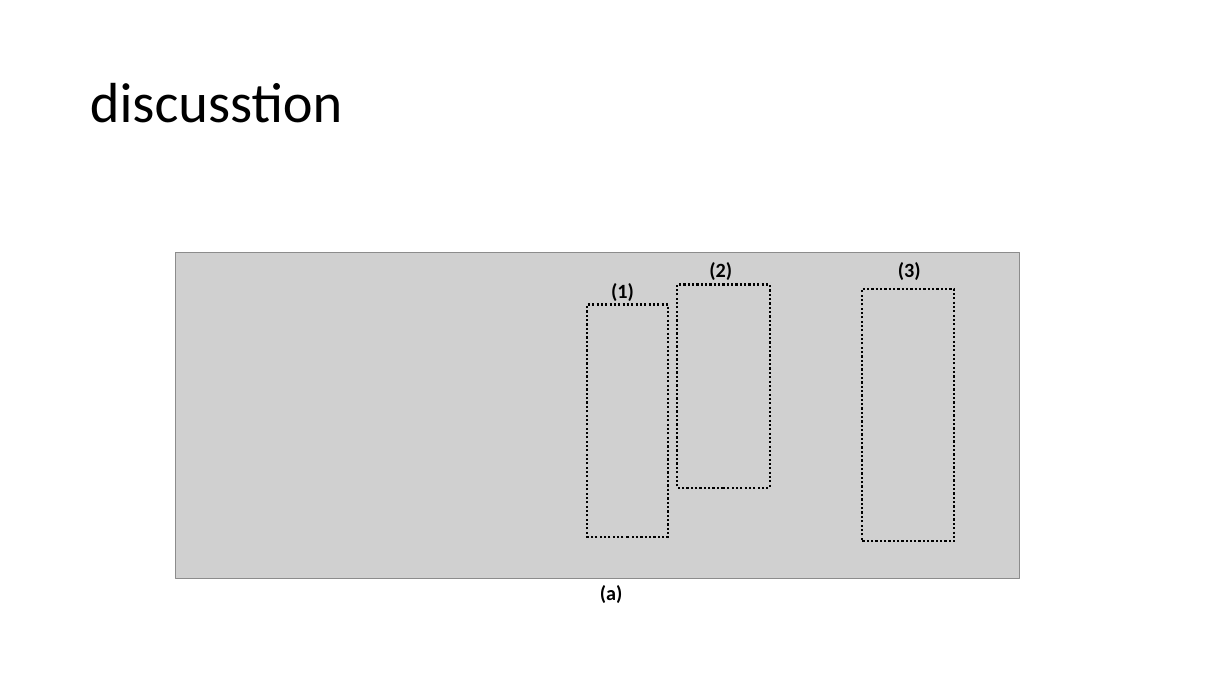
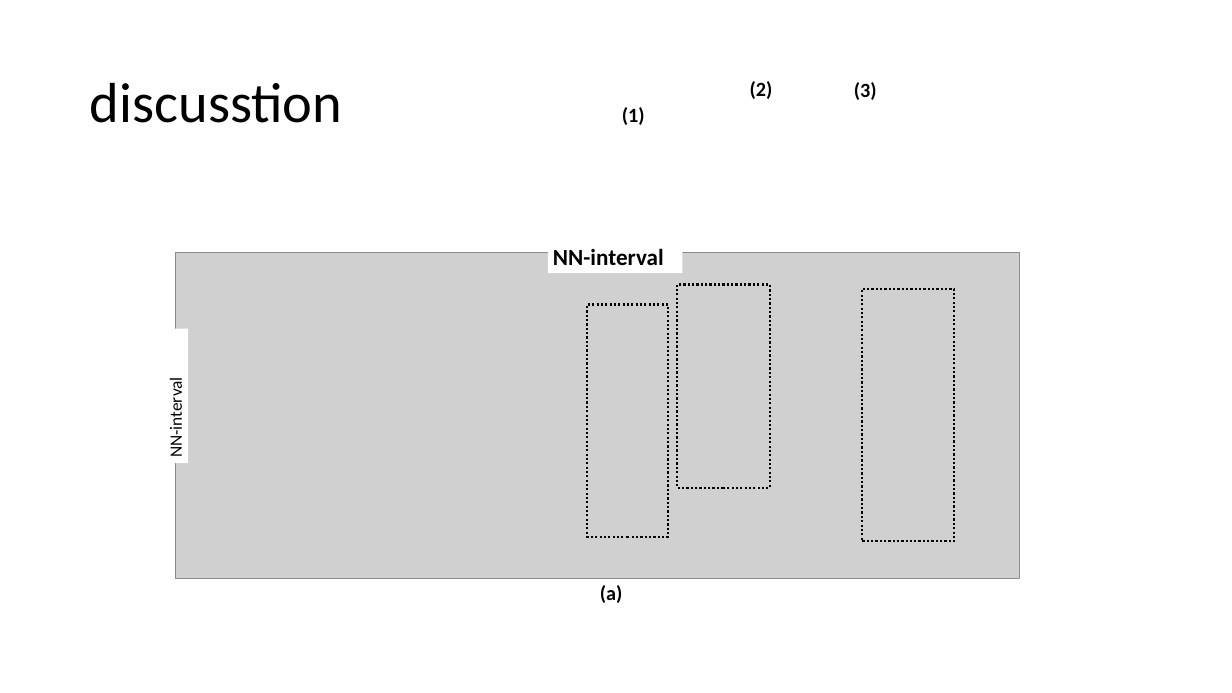
Before and after one commit to sugyeong-yu/RPPG-HRV_analysis, a slide deck: slide 13 of 결과분석.pptx. Drawn at 1232x693 pixels with LibreOffice and Linux fonts; fonts in the diff are those of the drawing; grey boxes stand for pictures. Boxes give left, top, right and bottom in pixels: in the first picture for what was removed or moved away, otherwise in the second. Text is boxed around its words. In the diff, an @@ line names an element or a change of style, - is before the commit and + after.

```diff
--- a/결과분석.pptx
+++ b/결과분석.pptx
@@ text "(2)" moved from (x1=709, y1=262, x2=732, y2=280) to (x1=750, y1=81, x2=773, y2=99) @@
@@ text "(3)" moved from (x1=898, y1=262, x2=921, y2=280) to (x1=854, y1=82, x2=877, y2=100) @@
@@ text "(1)" moved from (x1=611, y1=283, x2=634, y2=304) to (x1=622, y1=107, x2=645, y2=125) @@
@@ rectangle added at (x1=548, y1=240, x2=683, y2=273), fill #FFFFFF, 32 pt, text #000000, bold @@
+NN-interval
@@ rectangle added at (x1=162, y1=328, x2=188, y2=463), fill #FFFFFF, 24 pt, text #000000 @@
+NN-interval
```
Also in this commit, not shown: 1 other slide changed, 1 slide added, 1 other file.
